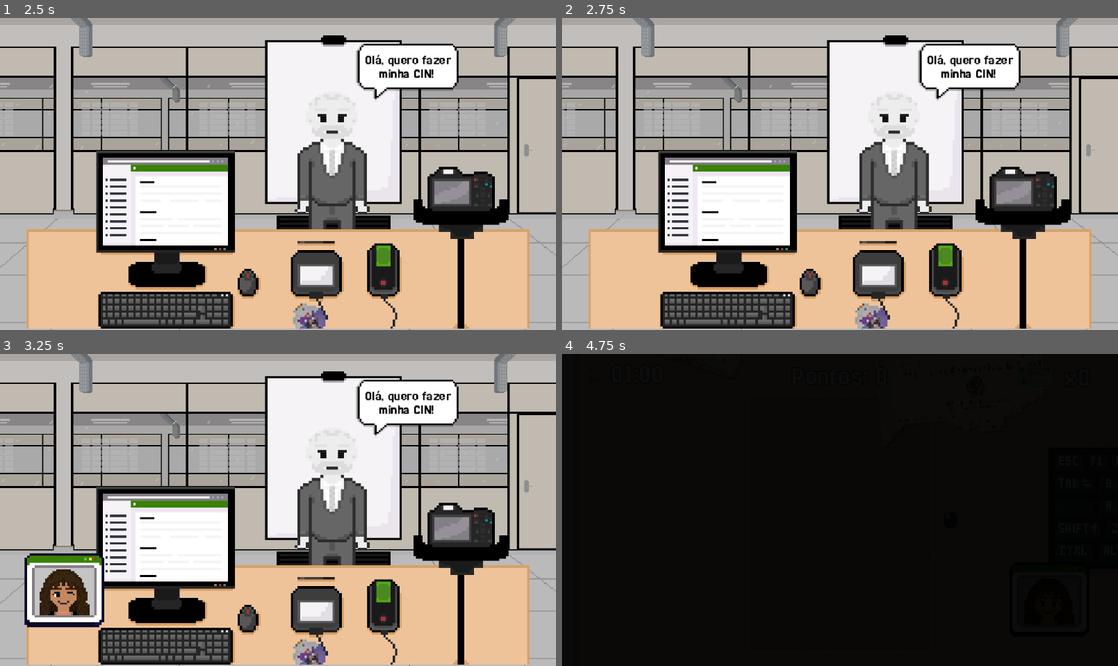
Above: before the commit, frames 1-4 (two rows, left to right).
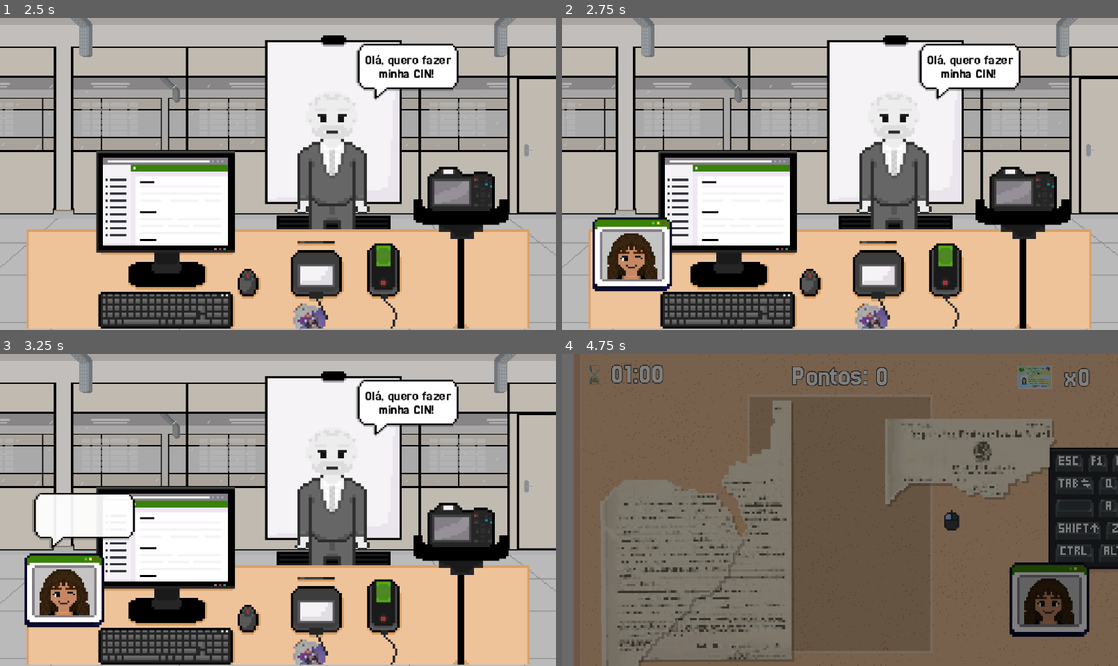
Above: after the commit, the same moments.

Repository: bianca-bezerra/CINExpress
Game: Godot game, scene res://scenes/intro_scene.tscn
The game is run twice, just before and just after one commit, with the same random seed, the same clock (stepped at 60 frames per second) and the same inputs. This scene is started directly instead of the project's main scene.
Inputs (mouse positions are in pixels of both pictures, inside the frame that each line leads up to):
- Up to frame 1 (2.5 s): tap Enter (ui_accept) at 0.5, 0.77, 0.8, 1.07, 1.25, 1.35, 1.52, 1.82, 2, 2.3 s; move the mouse to (400, 158) at 0.52 s; hold Space (space) 0.53-1.28 s; click (400, 158) at 0.67 s; move the mouse to (166, 189) at 1.27 s; click (166, 189) at 1.42 s; tap Space (space) at 1.55 s; move the mouse to (333, 105) at 2.02 s; hold Space (space) from 2.03 s (still down); click (333, 105) at 2.17 s
- Up to frame 2 (2.75 s): keep holding Space (space)
- Up to frame 3 (3.25 s): move the mouse to (250, 572) at 2.77 s; release Space (space) at 2.78 s; tap Space (space) at 2.85 s; click (250, 572) at 2.92 s; tap Enter (ui_accept) at 3.02 s
- Up to frame 4 (4.75 s): tap Enter (ui_accept) at 3.32, 4.52 s; move the mouse to (1006, 556) at 3.52 s; hold Enter (ui_accept) 3.53-4.28 s; click (1006, 556) at 3.67 s; tap Escape (ui_cancel) at 4.15 s; move the mouse to (673, 463) at 4.27 s; tap Space (space) at 4.35 s; click (673, 463) at 4.42 s

Frame 1 is identical in both runs. In frame 2, 3.3% of the frame differs, in the area x 5-20%, y 63-88%; in frame 3, 2.3%; in frame 4, 97%, in the area x 0-100%, y 0-100%.

Commit message:
feat: adiciona tela "Você sabia?" antes da partida
Depois do nome, uma CIN com o nome do jogador é impressa enquanto a intro
carrega em segundo plano, e uma curiosidade sobre a CIN aparece com efeito
de digitação. O jogador confirma com ENTER para começar.

Como a confirmação passou para essa tela, a intro agora segue direto, sem
o "Pressione ESPAÇO". Adiciona GameManager.is_in_transition() para a tela
ignorar teclas durante o fade e não travar.

Diff:
--- /dev/null
+++ b/scenes/curiosidade_scene.tscn
@@ -0,0 +1,201 @@
+[gd_scene load_steps=9 format=3]
+
+[ext_resource type="Script" path="res://scripts/curiosidade_scene.gd" id="1_script"]
+[ext_resource type="Texture2D" path="res://assets/UI/lampada.png" id="2_lampada"]
+[ext_resource type="FontFile" uid="uid://dolnaadbveks2" path="res://assets/fonts/nokiafc22.ttf" id="3_fonte"]
+[ext_resource type="Texture2D" uid="uid://daghbdhe61pat" path="res://assets/sprites/cin.png" id="4_cin"]
+[ext_resource type="Script" path="res://scripts/menu/fundo_xadrez.gd" id="6_fundo"]
+[ext_resource type="Texture2D" path="res://assets/sprites/cin_loading.png" id="5_cin_face"]
+
+[sub_resource type="StyleBoxFlat" id="StyleBoxFlat_dialogo"]
+bg_color = Color(1, 1, 1, 1)
+border_width_left = 2
+border_width_top = 2
+border_width_right = 2
+border_width_bottom = 3
+border_color = Color(0.0627451, 0.14117648, 0.36078432, 1)
+corner_radius_top_left = 3
+corner_radius_top_right = 3
+corner_radius_bottom_right = 3
+corner_radius_bottom_left = 3
+corner_detail = 1
+anti_aliasing = false
+
+[sub_resource type="StyleBoxFlat" id="StyleBoxFlat_etiqueta"]
+bg_color = Color(0.18431373, 0.43529412, 0.8784314, 1)
+border_width_left = 2
+border_width_top = 2
+border_width_right = 2
+border_width_bottom = 2
+border_color = Color(0.0627451, 0.14117648, 0.36078432, 1)
+corner_radius_top_left = 2
+corner_radius_top_right = 2
+corner_radius_bottom_right = 2
+corner_radius_bottom_left = 2
+corner_detail = 1
+anti_aliasing = false
+
+[node name="CuriosidadeScene" type="Control"]
+layout_mode = 3
+anchors_preset = 15
+anchor_right = 1.0
+anchor_bottom = 1.0
+grow_horizontal = 2
+grow_vertical = 2
+script = ExtResource("1_script")
+
+[node name="Fundo" type="Control" parent="."]
+layout_mode = 1
+anchors_preset = 15
+anchor_right = 1.0
+anchor_bottom = 1.0
+grow_horizontal = 2
+grow_vertical = 2
+mouse_filter = 2
+script = ExtResource("6_fundo")
+
+[node name="Cartao" type="Control" parent="."]
+unique_name_in_owner = true
+layout_mode = 0
+offset_left = 192.0
+offset_top = 48.0
+offset_right = 288.0
+offset_bottom = 112.0
+pivot_offset = Vector2(48, 32)
+
+[node name="Sombra" type="ColorRect" parent="Cartao"]
+unique_name_in_owner = true
+layout_mode = 0
+offset_left = 2.0
+offset_top = 2.0
+offset_right = 98.0
+offset_bottom = 66.0
+color = Color(0.0627451, 0.14117648, 0.36078432, 0.18)
+
+[node name="Fantasma" type="TextureRect" parent="Cartao"]
+modulate = Color(0.0627451, 0.14117648, 0.36078432, 0.15)
+layout_mode = 0
+offset_right = 96.0
+offset_bottom = 64.0
+texture = ExtResource("4_cin")
+
+[node name="CinImpressa" type="Control" parent="Cartao"]
+unique_name_in_owner = true
+clip_contents = true
+layout_mode = 0
+offset_right = 96.0
+offset_bottom = 64.0
+
+[node name="Cin" type="TextureRect" parent="Cartao/CinImpressa"]
+layout_mode = 0
+offset_right = 96.0
+offset_bottom = 64.0
+texture = ExtResource("5_cin_face")
+
+[node name="NomeCin" type="Label" parent="Cartao/CinImpressa"]
+unique_name_in_owner = true
+layout_mode = 0
+offset_left = 31.0
+offset_top = 26.5
+offset_right = 94.0
+offset_bottom = 36.5
+theme_override_colors/font_color = Color(0.0627451, 0.07450981, 0.14117648, 1)
+theme_override_fonts/font = ExtResource("3_fonte")
+theme_override_font_sizes/font_size = 8
+text = "CIDADÃO"
+clip_text = true
+text_overrun_behavior = 1
+
+[node name="Scanner" type="ColorRect" parent="Cartao"]
+unique_name_in_owner = true
+layout_mode = 0
+offset_left = -4.0
+offset_right = 100.0
+offset_bottom = 2.0
+color = Color(0.3019608, 0.6, 1, 1)
+
+[node name="Brilho" type="ColorRect" parent="Cartao"]
+unique_name_in_owner = true
+layout_mode = 0
+offset_right = 96.0
+offset_bottom = 64.0
+mouse_filter = 2
+color = Color(1, 1, 1, 1)
+
+[node name="Status" type="Label" parent="."]
+unique_name_in_owner = true
+layout_mode = 0
+offset_left = 198.0
+offset_top = 120.0
+offset_right = 300.0
+offset_bottom = 136.0
+theme_override_colors/font_color = Color(0.0627451, 0.14117648, 0.36078432, 1)
+theme_override_fonts/font = ExtResource("3_fonte")
+theme_override_font_sizes/font_size = 12
+text = "EMITINDO"
+
+[node name="Aviso" type="Label" parent="."]
+unique_name_in_owner = true
+layout_mode = 0
+offset_top = 120.0
+offset_right = 480.0
+offset_bottom = 136.0
+theme_override_colors/font_color = Color(0.0627451, 0.14117648, 0.36078432, 1)
+theme_override_fonts/font = ExtResource("3_fonte")
+theme_override_font_sizes/font_size = 12
+text = "PRESSIONE ENTER PARA COMEÇAR"
+horizontal_alignment = 1
+
+[node name="Dialogo" type="Panel" parent="."]
+layout_mode = 0
+offset_left = 40.0
+offset_top = 194.0
+offset_right = 440.0
+offset_bottom = 252.0
+theme_override_styles/panel = SubResource("StyleBoxFlat_dialogo")
+
+[node name="Texto" type="Label" parent="Dialogo"]
+unique_name_in_owner = true
+layout_mode = 0
+offset_left = 12.0
+offset_top = 13.0
+offset_right = 388.0
+offset_bottom = 47.0
+theme_override_colors/font_color = Color(0.0627451, 0.14117648, 0.36078432, 1)
+theme_override_fonts/font = ExtResource("3_fonte")
+theme_override_font_sizes/font_size = 8
+autowrap_mode = 3
+visible_characters_behavior = 1
+
+[node name="Seta" type="Polygon2D" parent="Dialogo"]
+unique_name_in_owner = true
+position = Vector2(386, 48)
+color = Color(0.0627451, 0.14117648, 0.36078432, 1)
+polygon = PackedVector2Array(0, 0, 7, 0, 3.5, 4)
+
+[node name="Etiqueta" type="Panel" parent="."]
+layout_mode = 0
+offset_left = 52.0
+offset_top = 186.0
+offset_right = 140.0
+offset_bottom = 202.0
+theme_override_styles/panel = SubResource("StyleBoxFlat_etiqueta")
+
+[node name="Lampada" type="TextureRect" parent="Etiqueta"]
+layout_mode = 0
+offset_left = 4.0
+offset_top = 1.0
+offset_right = 15.0
+offset_bottom = 14.0
+texture = ExtResource("2_lampada")
+
+[node name="Titulo" type="Label" parent="Etiqueta"]
+layout_mode = 0
+offset_left = 19.0
+offset_top = 2.0
+offset_right = 86.0
+offset_bottom = 14.0
+theme_override_colors/font_color = Color(1, 1, 1, 1)
+theme_override_fonts/font = ExtResource("3_fonte")
+theme_override_font_sizes/font_size = 8
+text = "VOCÊ SABIA?"
--- a/scenes/intro_scene.tscn
+++ b/scenes/intro_scene.tscn
@@ -7,7 +7,6 @@
 [ext_resource type="Texture2D" uid="uid://ctfykn6rocyg1" path="res://assets/sprites/characters/lule_feliz.png" id="3_jkhwn"]
 [ext_resource type="Texture2D" uid="uid://b6l4aa6vplmsf" path="res://assets/sprites/cenario_icd_sem_biomio.png" id="4_tij55"]
 [ext_resource type="PackedScene" uid="uid://c8nbef86tdjaf" path="res://scenes/attendant_group.tscn" id="7_0f06d"]
-[ext_resource type="FontFile" uid="uid://dolnaadbveks2" path="res://assets/fonts/nokiafc22.ttf" id="7_01j2m"]
 [ext_resource type="FontFile" uid="uid://dvv4r3rtfie8o" path="res://assets/fonts/Jersey25-Regular.ttf" id="7_f164h"]
 
 [node name="IntroScene" type="Node2D"]
@@ -74,17 +73,5 @@
 autowrap_mode = 2
 clip_text = true
 
-[node name="TextoInstrucao" type="Label" parent="."]
-offset_left = 61.000004
-offset_top = 98.00001
-offset_right = 286.0
-offset_bottom = 116.00001
-scale = Vector2(0.8, 0.8)
-theme_override_colors/font_outline_color = Color(0, 0, 0, 1)
-theme_override_constants/outline_size = 5
-theme_override_fonts/font = ExtResource("7_01j2m")
-theme_override_font_sizes/font_size = 11
-text = "Pressione ESPAÇO para iniciar!"
-
 [node name="AttendantGroup" parent="." instance=ExtResource("7_0f06d")]
 position = Vector2(-52, 204)
--- /dev/null
+++ b/scripts/curiosidade_scene.gd
@@ -0,0 +1,155 @@
+extends Control
+## Tela "Você sabia?" que aparece antes da partida. Enquanto a intro carrega,
+## uma CIN é "impressa" no centro (o progresso do carregamento) e uma
+## curiosidade aparece numa caixa de diálogo. Quando tudo termina, o jogador
+## confirma para começar.
+
+const CENA_INTRO := "res://scenes/intro_scene.tscn"
+const Curiosidades = preload("res://scripts/dados/curiosidades.gd")
+
+const ALTURA_CIN := 64.0
+
+## Tempo mínimo da "impressão" da CIN, mesmo que a intro carregue antes
+@export var duracao_minima_carregamento := 2.0
+## Caracteres por segundo do efeito de digitação
+@export var velocidade_digitacao := 60.0
+
+@onready var texto: Label = %Texto
+@onready var status: Label = %Status
+@onready var aviso: Label = %Aviso
+@onready var cin_impressa: Control = %CinImpressa
+@onready var cartao: Control = %Cartao
+@onready var sombra: ColorRect = %Sombra
+@onready var scanner: ColorRect = %Scanner
+@onready var brilho: ColorRect = %Brilho
+@onready var seta: Polygon2D = %Seta
+@onready var nome_cin: Label = %NomeCin
+
+## Fila compartilhada entre partidas: só repete depois de mostrar todas
+static var _fila: Array[String] = []
+
+var _tempo := 0.0
+var _progresso := 0.0
+var _digitacao: Tween
+var _carregou := false
+var _pronto := false
+var _saindo := false
+var _seta_y := 0.0
+var _escala_cartao := Vector2.ONE
+
+
+func _ready() -> void:
+	aviso.visible = false
+	seta.visible = false
+	brilho.modulate.a = 0.0
+	_seta_y = seta.position.y
+	_escala_cartao = cartao.scale
+	_atualizar_impressao(0.0)
+	nome_cin.text = _nome_para_cin()
+	ResourceLoader.load_threaded_request(CENA_INTRO)
+
+	texto.text = _proxima_curiosidade()
+	texto.visible_ratio = 0.0
+	_digitacao = create_tween()
+	_digitacao.tween_property(texto, "visible_ratio", 1.0, texto.text.length() / velocidade_digitacao)
+
+
+## Nome do jogador para escrever na CIN. Se o nome todo não couber na linha,
+## usa só o primeiro nome (e o Label corta o que ainda passar da linha).
+func _nome_para_cin() -> String:
+	var nome := str(PlayerManager._current_player_data.get("name", "")).strip_edges().to_upper()
+	if nome.is_empty():
+		return "CIDADÃO"
+	var fonte := nome_cin.get_theme_font("font")
+	var tamanho := nome_cin.get_theme_font_size("font_size")
+	var cabe := func(t: String) -> bool:
+		return fonte.get_string_size(t, HORIZONTAL_ALIGNMENT_LEFT, -1, tamanho).x <= nome_cin.size.x
+	if not cabe.call(nome):
+		nome = nome.split(" ", false)[0]
+	return nome
+
+
+func _proxima_curiosidade() -> String:
+	if _fila.is_empty():
+		_fila = Curiosidades.LISTA.duplicate()
+		_fila.shuffle()
+	return _fila.pop_back()
+
+
+func _process(delta: float) -> void:
+	_tempo += delta
+
+	if not _pronto:
+		var progresso_real := 1.0
+		if not _carregou:
+			var progresso := []
+			match ResourceLoader.load_threaded_get_status(CENA_INTRO, progresso):
+				ResourceLoader.THREAD_LOAD_IN_PROGRESS:
+					progresso_real = float(progresso[0]) if not progresso.is_empty() else 0.0
+				_:
+					## carregou (ou falhou: aí a troca de cena carrega pelo caminho)
+					_carregou = true
+		_progresso = minf(_tempo / duracao_minima_carregamento, progresso_real)
+		_atualizar_impressao(_progresso)
+		status.text = "EMITINDO" + ".".repeat(int(_tempo * 3.0) % 4)
+
+		if _progresso >= 1.0 and texto.visible_ratio >= 1.0:
+			_ficar_pronto()
+	else:
+		## setinha de "continuar" quicando, como nas caixas de diálogo de RPG
+		seta.position.y = _seta_y + roundf(absf(sin(_tempo * 5.0)) * -2.0)
+
+
+## Revela a CIN de cima para baixo, com a linha do scanner na frente
+func _atualizar_impressao(progresso: float) -> void:
+	var altura := roundf(ALTURA_CIN * progresso)
+	cin_impressa.size.y = altura
+	sombra.size.y = altura
+	scanner.position.y = altura - 1.0
+	scanner.visible = progresso < 1.0
+
+
+func _ficar_pronto() -> void:
+	_pronto = true
+	status.visible = false
+	aviso.visible = true
+	seta.visible = true
+	AudioManager.play_sfx("score")
+
+	## "pop" da CIN pronta, com um flash branco
+	var pop := create_tween().set_parallel(true)
+	pop.tween_property(cartao, "scale", _escala_cartao, 0.35).from(_escala_cartao * 1.08)\
+		.set_trans(Tween.TRANS_BACK).set_ease(Tween.EASE_OUT)
+	pop.tween_property(brilho, "modulate:a", 0.0, 0.35).from(0.9)
+
+	var piscar := create_tween().set_loops()
+	piscar.tween_property(aviso, "modulate:a", 0.3, 0.5)
+	piscar.tween_property(aviso, "modulate:a", 1.0, 0.5)
+
+
+func _input(event: InputEvent) -> void:
+	## durante o fade de entrada a troca de cena seria ignorada e a tela travaria
+	if _saindo or GameManager.is_in_transition():
+		return
+	if event.is_action_pressed("ui_cancel"):
+		_saindo = true
+		GameManager.change_to_menu_scene()
+		return
+
+	var confirmou: bool = event.is_action_pressed("ui_accept") or event.is_action_pressed("space") \
+		or (event is InputEventMouseButton and event.pressed and event.button_index == MOUSE_BUTTON_LEFT)
+	if not confirmou:
+		return
+	get_viewport().set_input_as_handled()
+
+	## Primeiro toque durante a digitação só completa o texto
+	if texto.visible_ratio < 1.0:
+		_digitacao.kill()
+		texto.visible_ratio = 1.0
+		return
+
+	if _pronto:
+		_saindo = true
+		AudioManager.play_sfx("button_click")
+		var intro = ResourceLoader.load_threaded_get(CENA_INTRO)
+		GameManager.transition_to_scene(intro if intro is PackedScene else CENA_INTRO)
--- /dev/null
+++ b/scripts/dados/curiosidades.gd
@@ -0,0 +1,17 @@
+## Curiosidades mostradas na tela "Você sabia?" antes de cada partida.
+## Para adicionar uma, é só colocar mais uma linha na lista.
+
+const LISTA: Array[String] = [
+	"Em 1902, o piauiense Félix Pacheco introduziu no Brasil a datiloscopia, técnica de identificação por meio das impressões digitais.",
+	"Em 2024, o Piauí foi pioneiro na emissão de identidades neonatais dentro de uma maternidade, na Maternidade Dona Evangelina Rosa, em Teresina.",
+	"Mesmo gêmeos idênticos, que possuem DNA praticamente iguais, têm impressões digitais diferentes.",
+	"O Piauí conta com unidades de atendimento para emissão da Carteira de Identidade nos seus 224 municípios e lidera o ranking nacional de emissão proporcional à população.",
+	"Antes do Estatuto da Mulher Casada, de 1962, mulheres casadas precisavam da autorização do pai ou do marido para emitir sua carteira de identidade.",
+	"Os quatro primeiros municípios brasileiros a alcançarem 100% de cobertura da Carteira de Identidade Nacional são piauienses: Novo Santo Antônio, Caxingó, Cajueiro da Praia e Riacho Frio.",
+	"A CIN usa o número do CPF como registro único em todo o Brasil.",
+	"A primeira via da CIN é gratuita.",
+	"A CIN tem um QR Code que permite conferir se o documento é verdadeiro.",
+	"Além do cartão, a CIN tem versão digital no aplicativo gov.br.",
+	"A CIN pode ser usada como documento de viagem nos países do Mercosul.",
+	"A validade da CIN depende da idade: 5 anos até os 11, 10 anos dos 12 aos 59, e sem prazo a partir dos 60.",
+]
--- a/scripts/intro_scene.gd
+++ b/scripts/intro_scene.gd
@@ -4,7 +4,6 @@
 @onready var cenario = $Cenario
 @onready var balao_fala = $BalaoFala
 @onready var balao_imagem = $BalaoImagem
-@onready var texto_instrucao = $TextoInstrucao
 @onready var balao_atendente_fala = $BalaoAtendenteFala
 @onready var balao_atendente_imagem = $BalaoAtendenteImagem
 @onready var atendente = $AttendantGroup
@@ -13,7 +12,9 @@
 var posicao_final_x = 288
 var posicao_y = 140
 
-var pode_iniciar = false
+## Tempo (s) para o jogador ler a fala do personagem antes de a partida seguir
+@export var tempo_leitura_fala := 1.0
+
 var jogo_iniciado = false
 
 func _enter_tree() -> void:
@@ -30,9 +31,6 @@
 
 	if balao_fala:
 		balao_fala.visible = false
-	if texto_instrucao:
-		texto_instrucao.visible = false
-
 	if not GameManager.primeira_rodada and GameManager.game_timer:
 		GameManager.game_timer.paused = false
 
@@ -77,13 +75,9 @@
 	await get_tree().create_timer(0.3).timeout
 
 	mostrar_fala_personagem()
-	await get_tree().create_timer(1.0).timeout
-
-	if texto_instrucao:
-		texto_instrucao.visible = true
-		animar_piscar_texto()
-
-	pode_iniciar = true
+	## A confirmação já acontece na tela "Você sabia?", então aqui segue direto
+	await get_tree().create_timer(tempo_leitura_fala).timeout
+	iniciar_jogo()
 
 func animar_entrada_sem_falas():
 	var tween_movimento = create_tween()
@@ -114,38 +108,21 @@
 
 	await tween.finished
 
-func animar_piscar_texto():
-	if not texto_instrucao:
-		return
-	var tween = create_tween()
-	tween.set_loops()
-	tween.tween_property(texto_instrucao, "modulate:a", 0.3, 0.5)
-	tween.tween_property(texto_instrucao, "modulate:a", 1.0, 0.5)
-	await tween.finished
-
 func atentente_surgindo_esquerda():
 	var tween_movimento = create_tween()
 	atendente.in_idle = false
 	atendente.sprite.animation = "default"
 	atendente.sprite.frame = 1
-	tween_movimento.tween_property(atendente, "position:x", 55, 1.0)\
+	tween_movimento.tween_property(atendente, "position:x", 55, 0.7)\
 		.set_trans(Tween.TRANS_ELASTIC).set_ease(Tween.EASE_IN_OUT)
 
 	await tween_movimento.finished
 
 
-func _input(event):
-	if pode_iniciar and not jogo_iniciado:
-		if event.is_action_pressed("ui_accept") or event.is_action_pressed("ui_select"):
-			iniciar_jogo()
-
 func iniciar_jogo():
-	AudioManager.play_sfx("button_click")
+	if jogo_iniciado:
+		return
 	jogo_iniciado = true
-	pode_iniciar = false
-
-	if texto_instrucao:
-		texto_instrucao.visible = false
 
 	await atentente_surgindo_esquerda()
 	await mostrar_fala_atendente()
--- a/scripts/singletons/game_manager.gd
+++ b/scripts/singletons/game_manager.gd
@@ -39,7 +39,8 @@
 	game_timer.stop()
 	game_timer.paused = false
 	PlayerManager.set_combo_timer_paused_for_cutscene(false)
-	transition_to_scene("res://scenes/intro_scene.tscn")
+	## Antes da intro, a tela "Você sabia?" mostra uma curiosidade e espera confirmar
+	transition_to_scene("res://scenes/curiosidade_scene.tscn")
 
 func change_to_ranking():
 	transition_to_scene("res://scenes/ranking_scene.tscn")
@@ -91,6 +92,11 @@
 
 	PlayerManager.save_current_player()
 	transition_to_scene("res://scenes/results_screen.tscn")
+
+
+## true enquanto um fade de troca de cena está rodando (novas trocas são ignoradas)
+func is_in_transition() -> bool:
+	return _scene_transition_in_progress
 
 
 func transition_to_scene(target: Variant, resume_game_timer_after_transition := false) -> void:
Binary file added: assets/UI/lampada.png
Not shown, added: assets/UI/lampada.png.import
Binary file added: assets/sprites/cin_loading.png
Not shown, added: assets/sprites/cin_loading.png.import
Not shown: 1 places in scenes/intro_scene.tscn that only renumber resources
Not shown, added: scripts/curiosidade_scene.gd.uid
Not shown, added: scripts/dados/curiosidades.gd.uid
